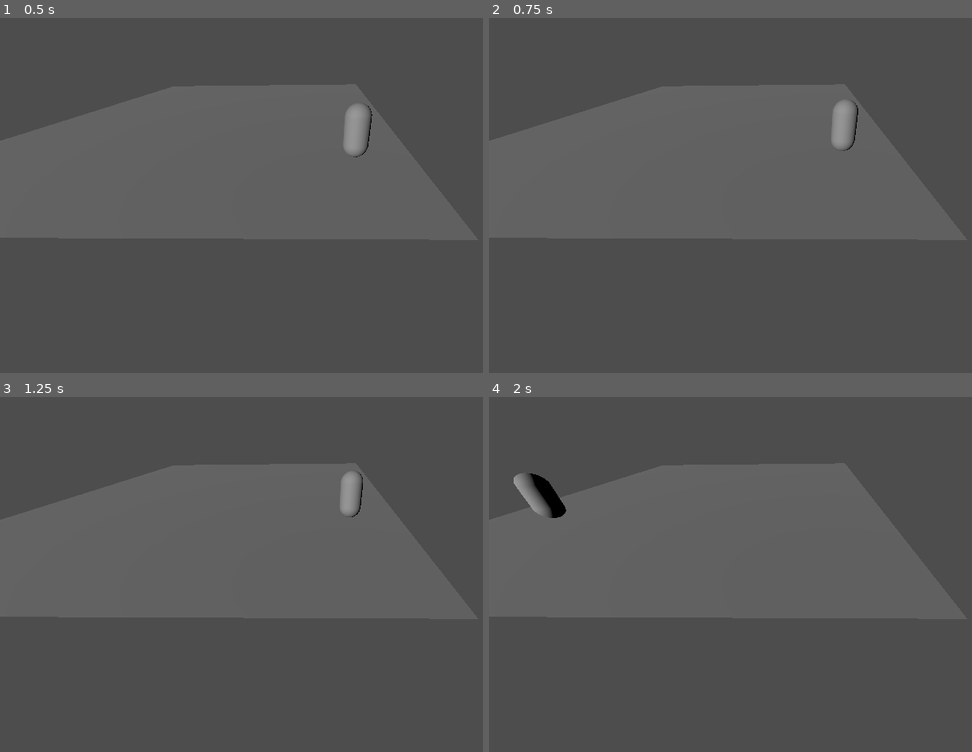
Above: before the commit, frames 1-4 (two rows, left to right).
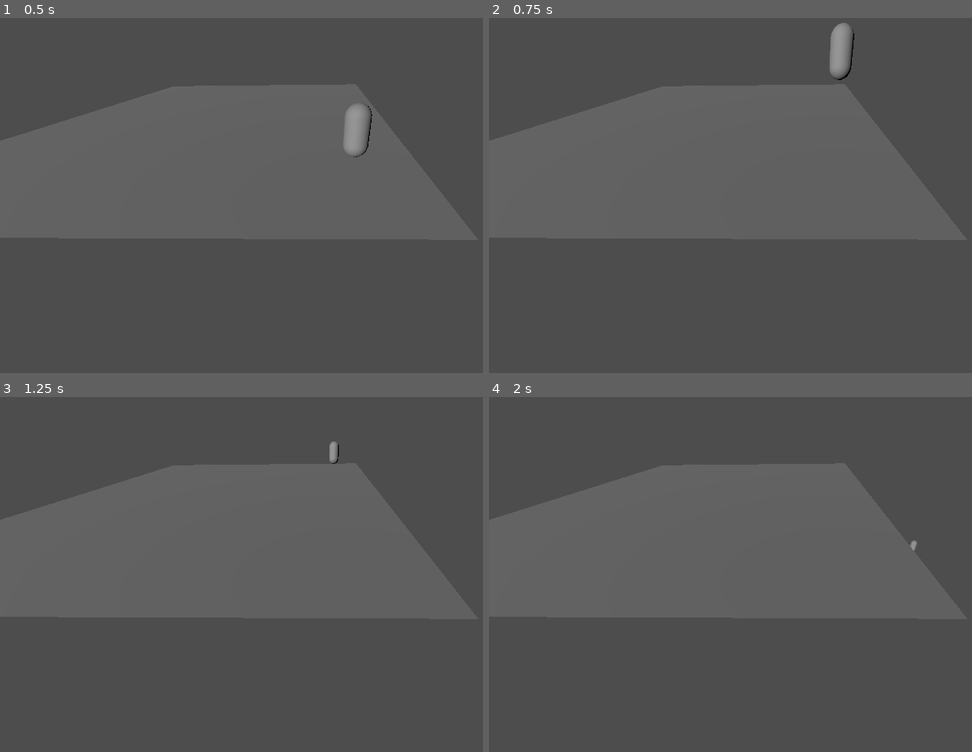
Above: after the commit, the same moments.

Repository: Snowlith/Dame-Starter
Game: Godot game, scene res://levels/node_3d.tscn
Same seed, same stepped clock (60 frames per second), same inputs: the game is played once before the commit and once after it.
Inputs:
- Up to frame 1 (0.5 s): no input
- Up to frame 2 (0.75 s): tap Enter (ui_accept) at 0.5, 0.6 s; hold Right (ui_right) from 0.53 s (still down)
- Up to frame 3 (1.25 s): keep holding Right (ui_right); tap Enter (ui_accept) at 0.77, 1.07 s
- Up to frame 4 (2 s): release Right (ui_right) at 1.28 s; hold Down (ui_down) from 1.28 s (still down); tap Enter (ui_accept) at 1.35, 1.52, 1.82 s

Frame 1 is identical in both runs. In frame 2, 1.1% of the frame differs, in the area x 70-77%, y 1-38%; in frame 3, 0.5%; in frame 4, 0.7%.

Commit message:
Added new player script

Diff:
--- a/assets/scripts/new_script.gd
+++ /dev/null
@@ -1,37 +0,0 @@
-extends CharacterBody3D
-
-@export var speed = 10.0
-
-
-
-# Called when the node enters the scene tree for the first time.
-func _ready() -> void:
-	pass # Replace with function body.
-
-
-# Called every frame. 'delta' is the elapsed time since the previous frame.
-func _physics_process(delta: float) -> void:
-	velocity.x = 0
-
-	var input_vector = Vector3(0,0,0)
-
-
-
-
-	if Input.is_action_pressed("ui_right"):
-		input_vector.x = 1
-
-	if Input.is_action_pressed("ui_left"):
-		input_vector.x = -1
-
-	if Input.is_action_pressed("ui_up"):
-		input_vector.z = 1
-
-	if Input.is_action_pressed("ui_down"):
-		input_vector.z = -1
-
-	input_vector = input_vector.normalized()
-	velocity = velocity.lerp(input_vector*speed, .1)
-
-
-	move_and_slide()
--- /dev/null
+++ b/assets/scripts/player.gd
@@ -0,0 +1,40 @@
+extends CharacterBody3D
+
+@export_subgroup("Physics")
+@export var speed: float = 7.0
+@export var acceleration: float = 10.0
+@export var friction: float = 18.0
+
+@export var gravity: float = 50.0
+@export var jump_strength: float = 15.0
+
+func _ready():
+	pass
+
+func _physics_process(delta: float):
+	var input_vector := Vector2.ZERO
+
+	# Get input
+	input_vector = Input.get_vector("ui_left", "ui_right", "ui_up", "ui_down")
+
+	# Handle x & z: walking
+	var velocity_xz := Vector2(velocity.x, velocity.z)
+
+	if input_vector != Vector2.ZERO:
+		velocity_xz = velocity_xz.lerp(input_vector * speed, acceleration * delta)
+
+	else:
+		velocity_xz = velocity_xz.lerp(Vector2.ZERO, friction * delta)
+
+	velocity.x = velocity_xz.x
+	velocity.z = velocity_xz.y
+
+	# Handle y: jumping and gravity
+	if not is_on_floor():
+		velocity.y -= gravity * delta
+	else:
+		velocity.y = 0
+		if Input.is_action_just_pressed("ui_accept"):
+			velocity.y = jump_strength
+
+	move_and_slide()
--- a/scenes/player.tscn
+++ b/scenes/player.tscn
@@ -1,6 +1,6 @@
 [gd_scene load_steps=4 format=3 uid="uid://d0ukggfx40yvy"]
 
-[ext_resource type="Script" path="res://assets/scripts/new_script.gd" id="1_gp66p"]
+[ext_resource type="Script" path="res://assets/scripts/player.gd" id="1_gp66p"]
 
 [sub_resource type="CapsuleMesh" id="CapsuleMesh_mkx6k"]
 
